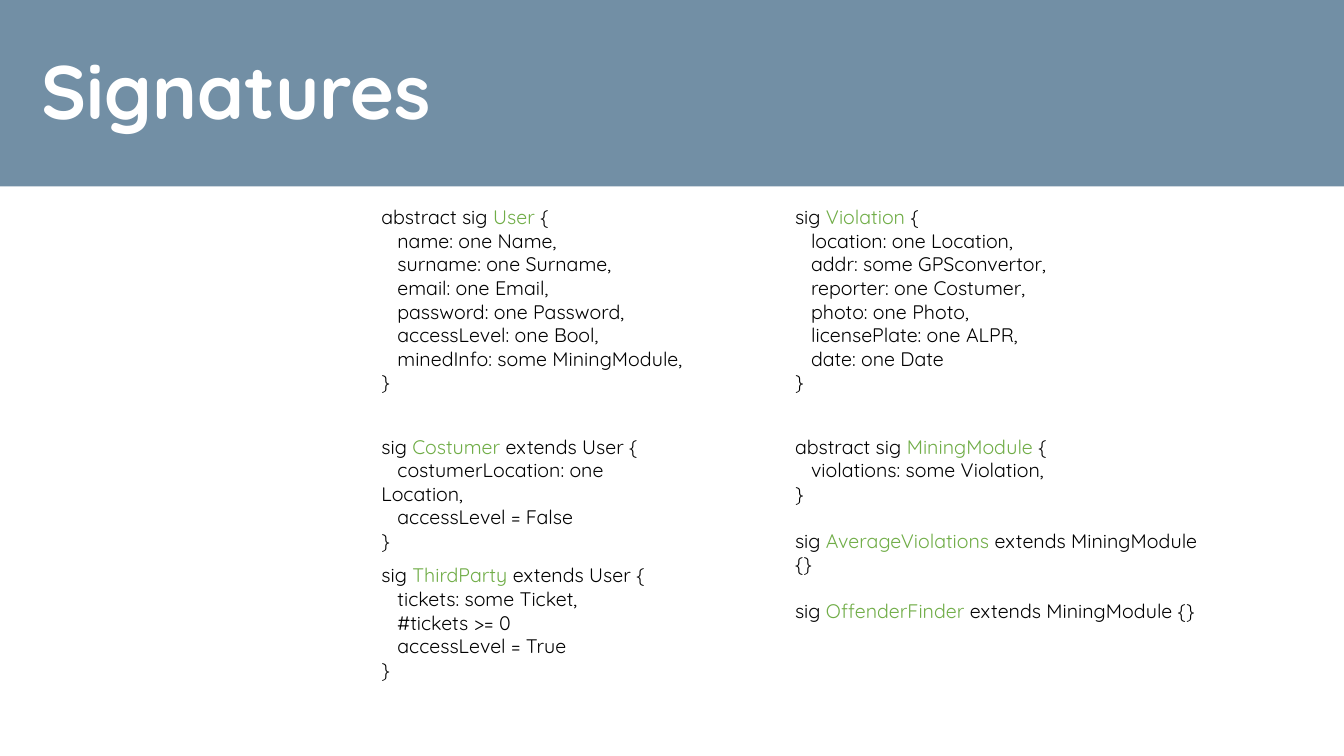
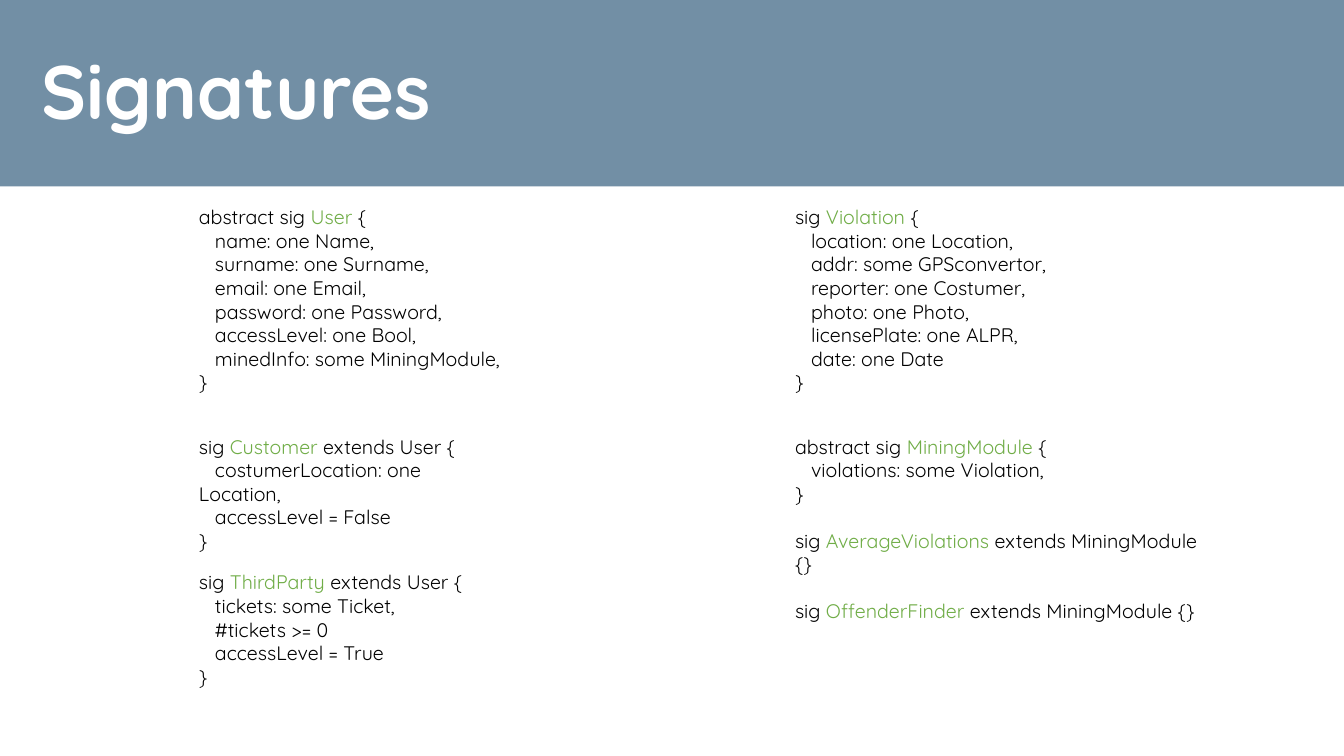
Before and after one commit to TiberioG/SoftwareEngineering2Polimi, a slide deck: slide 7 of Presentation1.pptx. Drawn at 1344x756 pixels with LibreOffice and Linux fonts; fonts in the diff are those of the drawing. Boxes give left, top, right and bottom in pixels: in the first picture for what was removed or moved away, otherwise in the second. Text is boxed around its words. In the diff, an @@ line names an element or a change of style, - is before the commit and + after.

```diff
--- a/Presentation1.pptx
+++ b/Presentation1.pptx
@@ text "abstract sig User { name: ...": place and size @@
-text "abstract sig User { name: ..." at (381, 209, 682, 370)
+text "abstract sig User { name: ..." at (199, 209, 500, 370)
@@ text "sig Customer extends User { ...": place and size @@
-text "sig Customer extends User { ..." at (381, 439, 624, 525)
+text "sig Customer extends User { ..." at (199, 439, 442, 525)
@@ text at (199, 439, 442, 525): text changed @@
-sig Costumer extends User {
-costumerLocation: one Location,
-accessLevel = False
+sig Customer extends User {
+costumerLocation: one Location,
+accessLevel = False
@@ text "sig ThirdParty extends User { ...": place and size @@
-text "sig ThirdParty extends User { ..." at (381, 567, 631, 654)
+text "sig ThirdParty extends User { ..." at (199, 574, 449, 661)
```
Also in this commit, not shown: 3 other slides changed, 24 other files.
